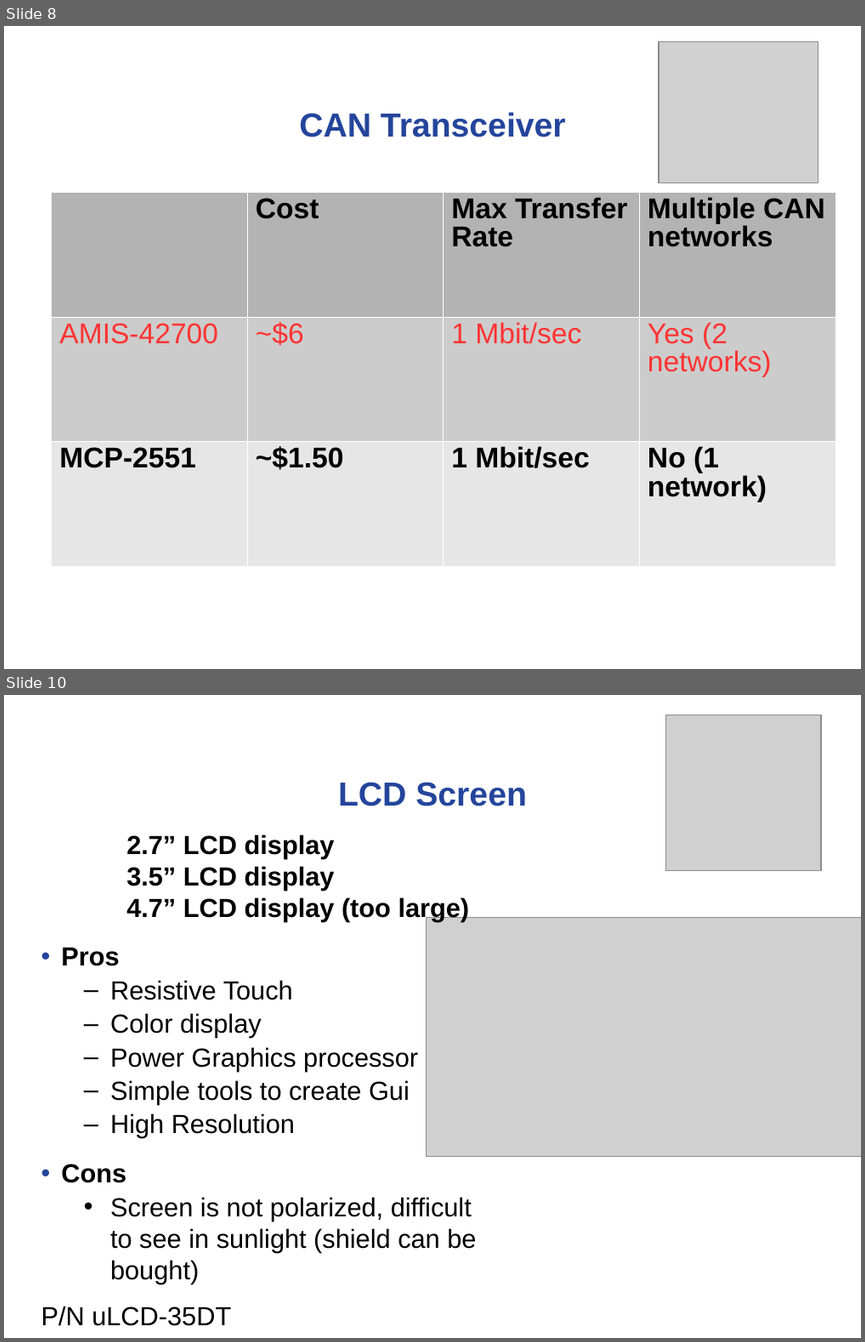
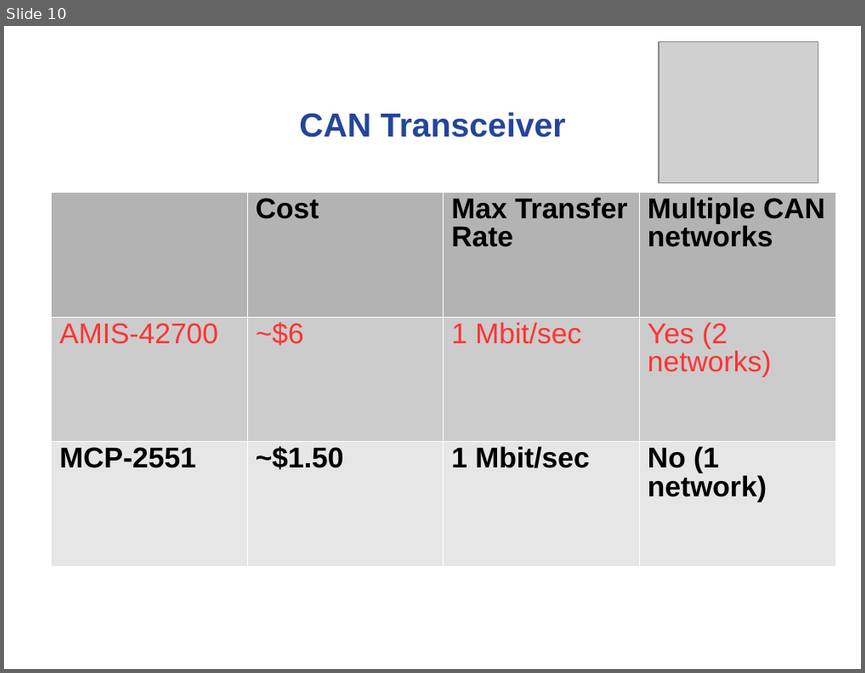
Before and after one commit to noahterickson/DigitalDash, a slide deck: Proposal/Project Proposal.ppt. Shown one above the other, each under a label of ours: slides 8 and 10 before the commit, slide 10 after it; the slides between them are not shown. The pictures are 865x1342 and 865x673 pixels, drawn with LibreOffice and Linux fonts; fonts in the diff are those of the drawing; grey boxes stand for pictures; background and template pictures are left out. Boxes give left, top, right and bottom in pixels: in the first picture for what was removed or moved away, otherwise in the second. Text is boxed around its words. In the diff, an @@ line names an element or a change of style, - is before the commit and + after.

```diff
--- a/Proposal/Project Proposal.ppt
+++ b/Proposal/Project Proposal.ppt
@@ slide 10 removed at (4,695,861,1338), background #FFFFFF @@
@@ picture removed at (665,715,821,871) @@
@@ text removed at (338,782,527,806) @@
-LCD Screen
@@ text removed at (41,834,476,1326) @@
-2.7” LCD display
-3.5” LCD display
-4.7” LCD display (too large)
-• Pros
-  – Resistive Touch
-  – Color display
-  – Power Graphics processor
-  – Simple tools to create Gui
-  – High Resolution
-• Cons
-  • Screen is not polarized, difficult to see in sunlight (shield can be bought)
-P/N uLCD-35DT
@@ picture removed at (426,918,861,1156) @@
@@ what was slide 8 is now slide 10 @@
```
Also in this commit, not shown: 4 slides changed, 1 slide added.
